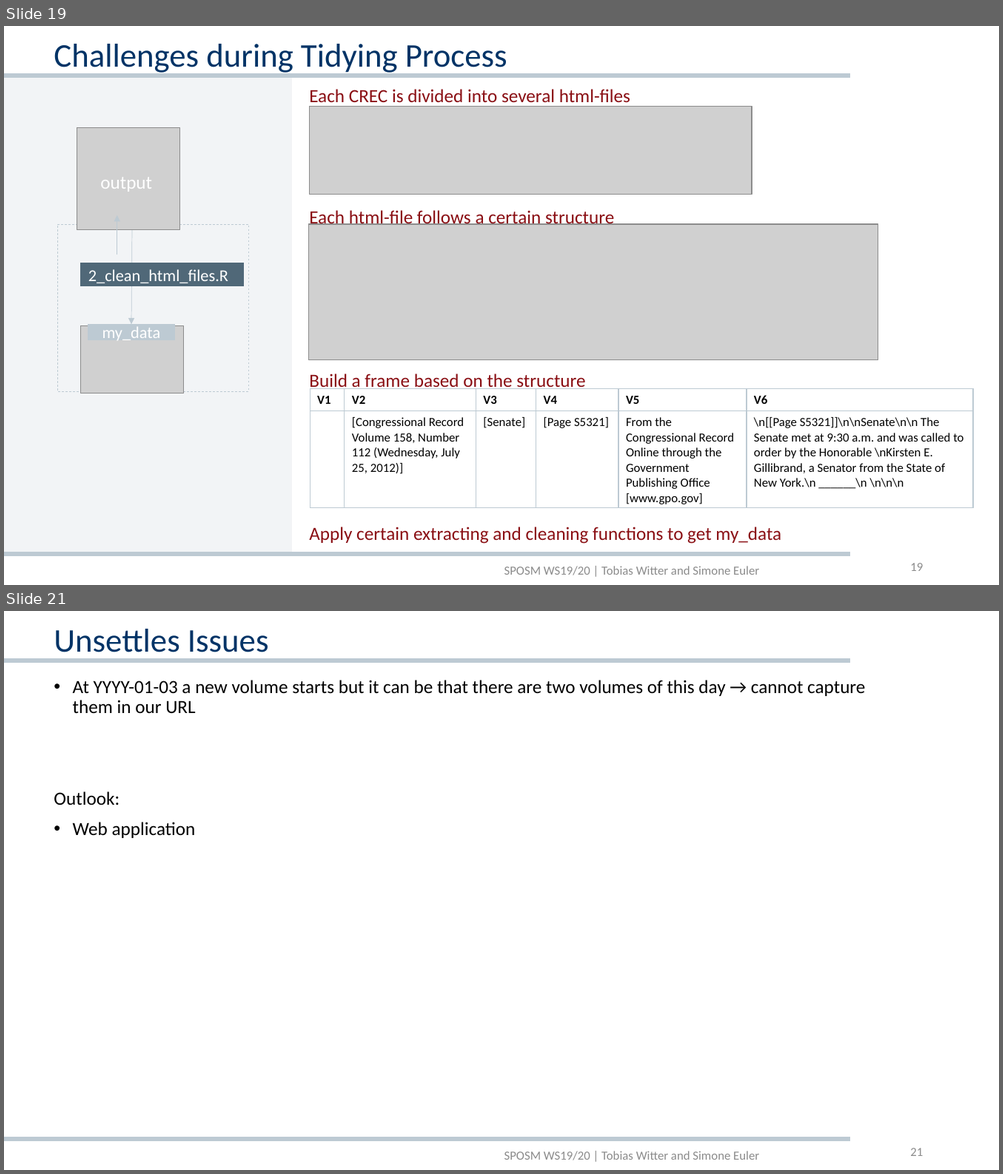
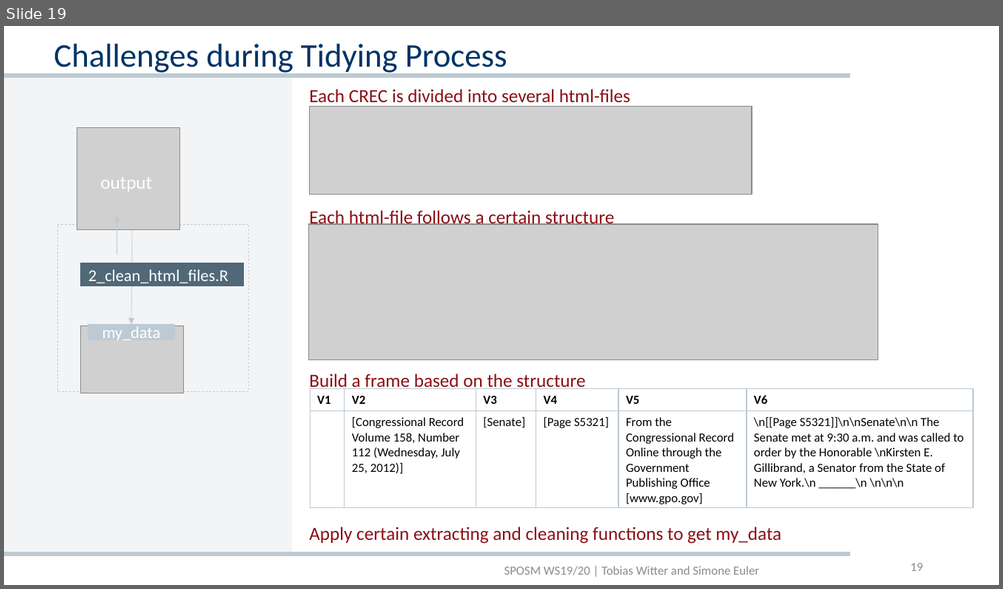
Before and after one commit to towitter/crec_scrape, a slide deck: pres/Presentation_SPOSM.pptx. Shown one above the other, each under a label of ours: slides 19 and 21 before the commit, slide 19 after it; the slides between them are not shown. The pictures are 1003x1174 and 1003x589 pixels, drawn with LibreOffice and Linux fonts; fonts in the diff are those of the drawing; grey boxes stand for pictures; background and template pictures are left out. Boxes give left, top, right and bottom in pixels: in the first picture for what was removed or moved away, otherwise in the second. Text is boxed around its words. In the diff, an @@ line names an element or a change of style, - is before the commit and + after.

```diff
--- a/pres/Presentation_SPOSM.pptx
+++ b/pres/Presentation_SPOSM.pptx
@@ slide 21 removed at bbox=[4, 611, 999, 1170], background #FFFFFF; not listed: 2 template elements that a slide beside it also shows @@
@@ text removed at bbox=[54, 629, 269, 661] @@
-Unsettles Issues
@@ text removed at bbox=[54, 680, 865, 838] @@
-• At YYYY-01-03 a new volume starts but it can be that there are two volumes of this day → cannot capture them in our URL
-Outlook:
-• Web application
@@ text removed at bbox=[504, 1151, 759, 1161] @@
-SPOSM WS19/20 | Tobias Witter and Simone Euler
@@ page number removed at bbox=[910, 1148, 922, 1156] @@
-21
```
Also in this commit, not shown: 1 slide changed.
